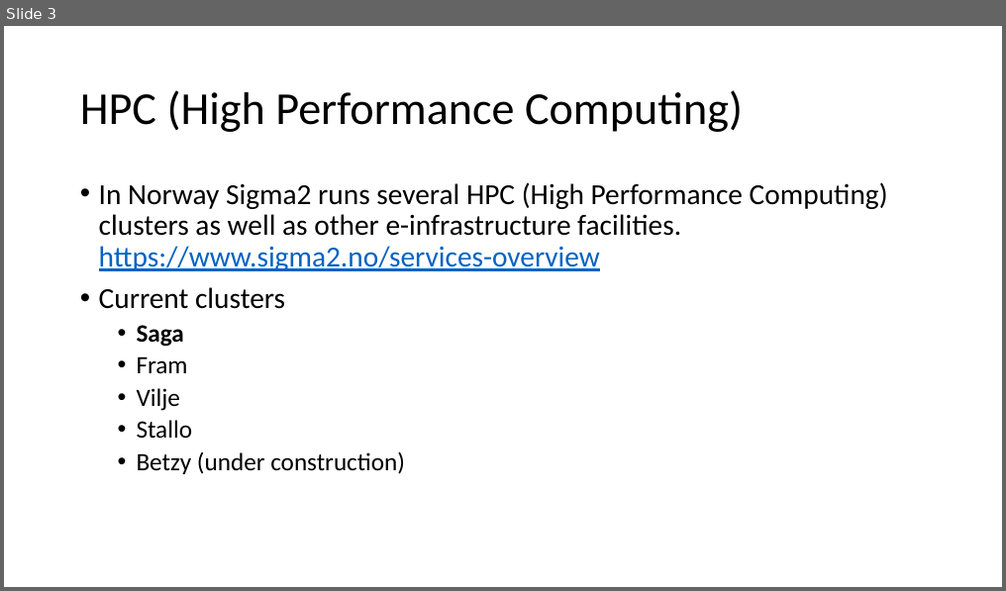
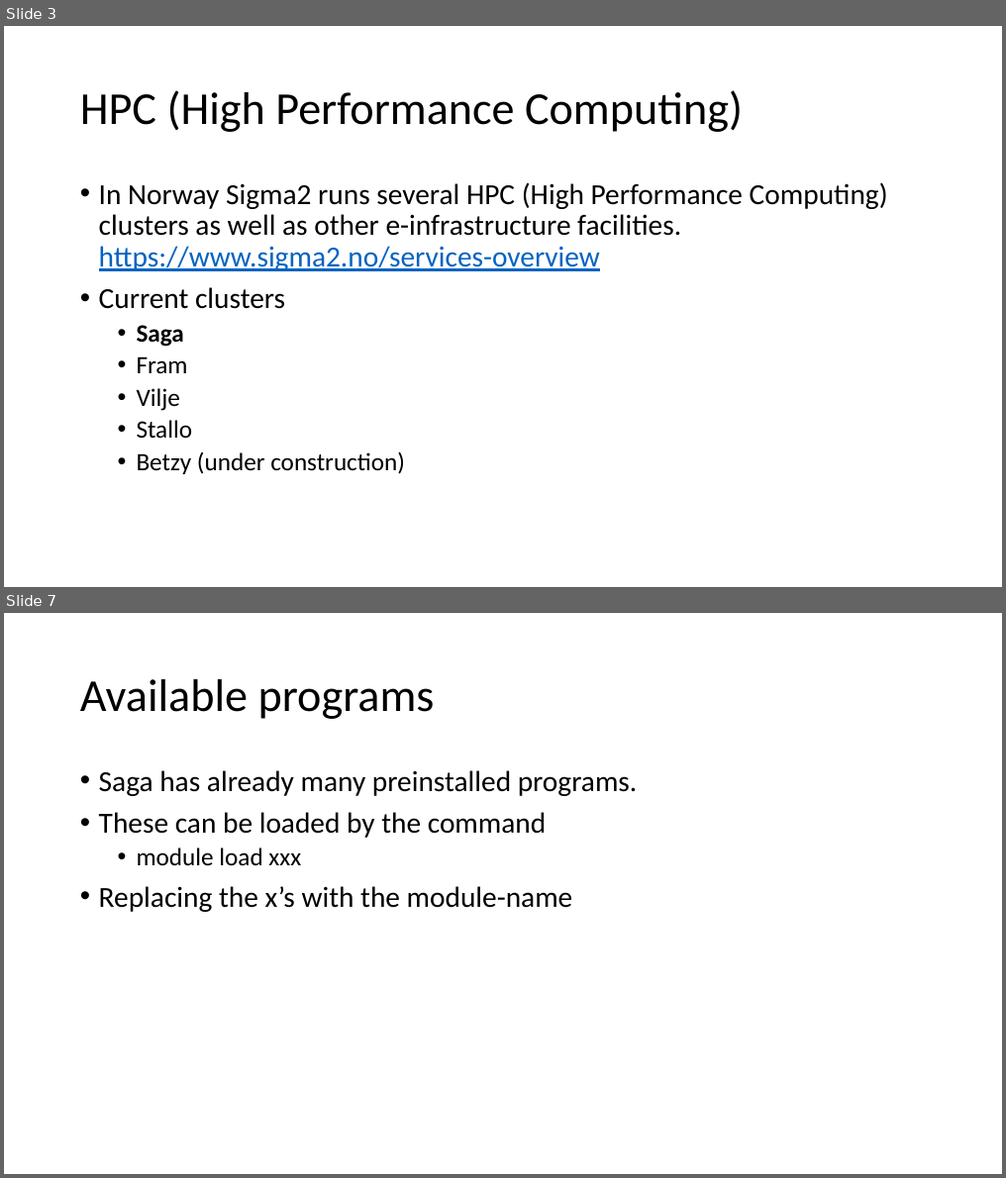
Before and after one commit to krabberod/bios3010-unix-linux, a slide deck: Lectures/2_saga.pptx. Shown one above the other, each under a label of ours: slide 3 before the commit, slides 3 and 7 after it; the slides between them are not shown. The pictures are 1006x591 and 1006x1178 pixels, drawn with LibreOffice and Linux fonts; fonts in the diff are those of the drawing. Boxes give left, top, right and bottom in pixels: in the first picture for what was removed or moved away, otherwise in the second. Text is boxed around its words. In the diff, an @@ line names an element or a change of style, - is before the commit and + after.

```diff
--- a/Lectures/2_saga.pptx
+++ b/Lectures/2_saga.pptx
@@ slide 7 added at (4,613,1002,1174), background #FFFFFF @@
@@ title added at (80,679,435,719), 44 pt, text #000000 @@
+Available programs
@@ text added at (99,770,638,912), 28 pt, text #000000 @@
+• Saga has already many preinstalled programs.
+• These can be loaded by the command
+  • module load xxx
+• Replacing the x’s with the module-name
```
Also in this commit, not shown: 2 slides changed, 4 other slides added, 11 other files.
